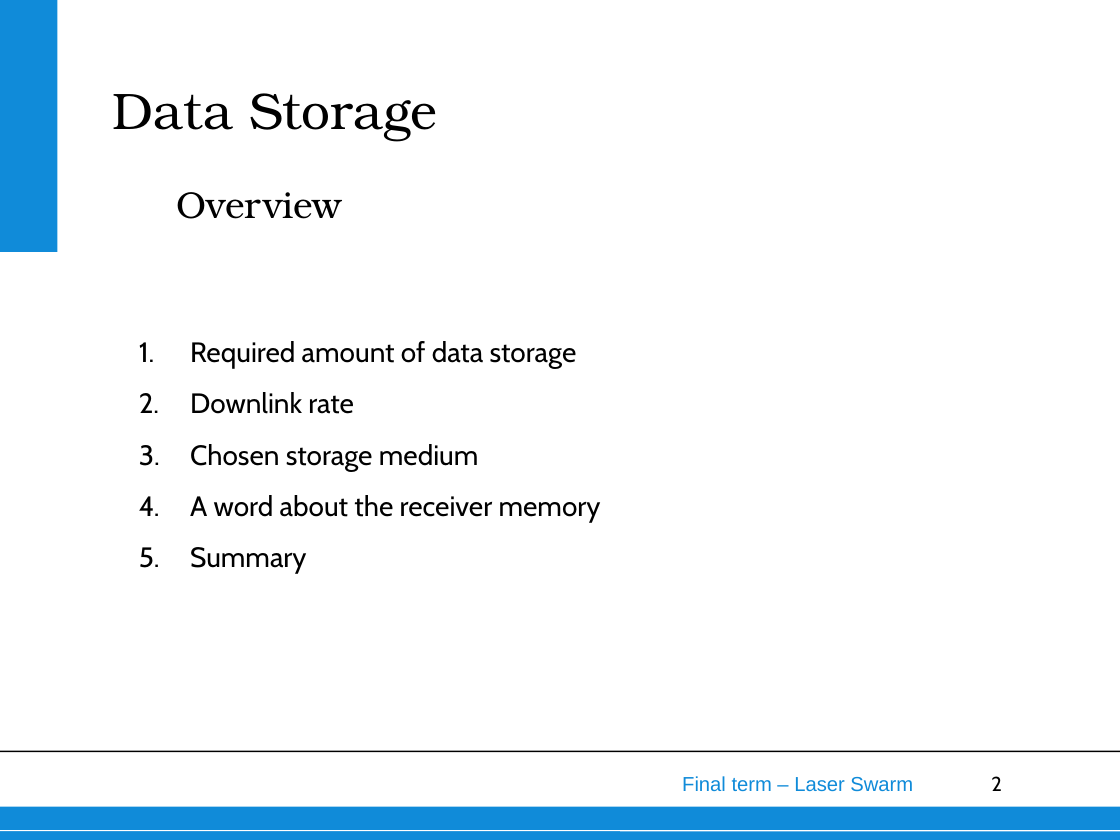
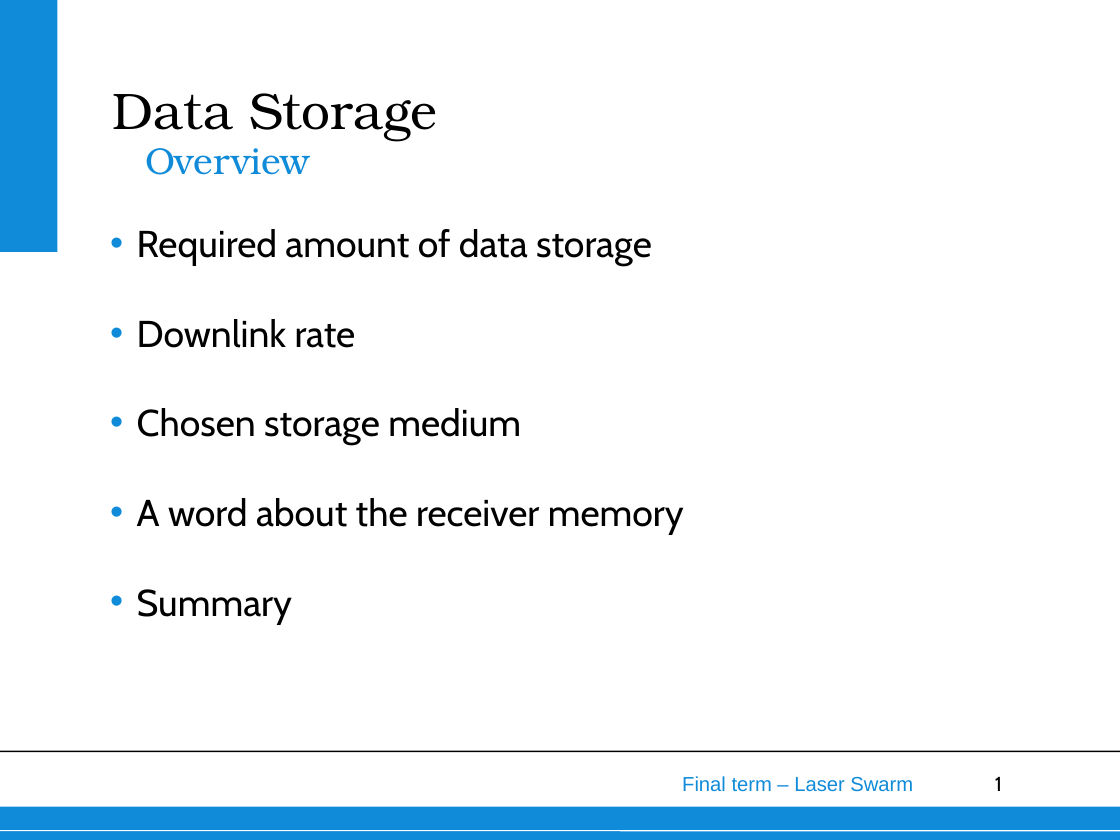
Before and after one commit to thewisenerd/laser-swarm, a slide deck: slide 1 of finalPresentation/subsections/Data Storage.ppt (slide 2 before the commit). Drawn at 1120x840 pixels with LibreOffice and Linux fonts; fonts in the diff are those of the drawing; background and template pictures are left out. Boxes give left, top, right and bottom in pixels: in the first picture for what was removed or moved away, otherwise in the second. Text is boxed around its words. In the diff, an @@ line names an element or a change of style, - is before the commit and + after.

```diff
--- a/finalPresentation/subsections/Data Storage.ppt
+++ b/finalPresentation/subsections/Data Storage.ppt
@@ text "Overview": place and size @@
-text "Overview" at [177, 192, 342, 219]
+text "Overview" at [145, 148, 310, 175]
@@ text "Overview" at [145, 148, 310, 175]: text colour #000000 to #108BD9; indent changed; more space between paragraphs; vertical alignment bottom to top @@
@@ text "Required amount of data storage": place and size @@
-text "Required amount of data storage" at [190, 341, 601, 573]
+text "Required amount of data storage" at [137, 229, 684, 624]
@@ text "Required amount of data storage" at [137, 229, 684, 624]: size 18 to 24 pt; bullet 1. to •; line spacing 1 to 1; less space between paragraphs; bullet colour #000000 to #108BD9 @@
@@ page number at [995, 777, 1002, 791]: text changed @@
-2
+1
```
Also in this commit, not shown: 7 other slides changed, 1 slide removed, 1 other file.
